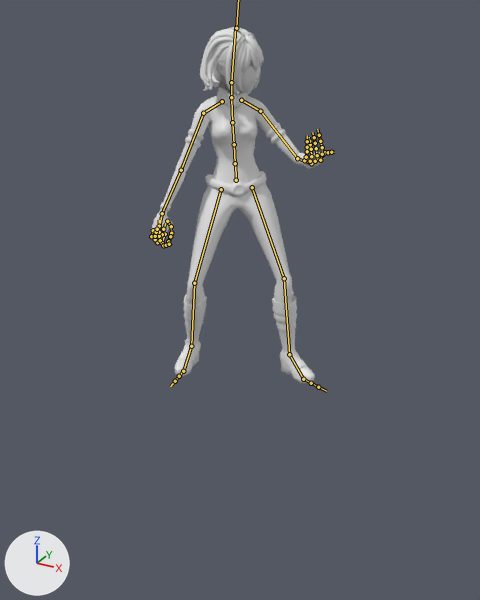
One commit to the FBX model Assets/Models/Characters/Humanoid/TurnLeft.fbx: the scene before it, then after it.
The view is the same before and after, from a 50 mm camera at (1.46, -2.62, 1.65) aimed at (-0.02, 0.07, 0.31). The lights are fixed; the arrows at lower left show +X, +Y and +Z. Both versions are drawn at frame 51 of the action 'Take 001'; the numbers are the values there. The bones that bend it are drawn over the model as lines. Materials are left out; every surface is plain grey.

Names of what the first picture shows: 'Girl body', 'Girl face', 'Hair_glasses'.
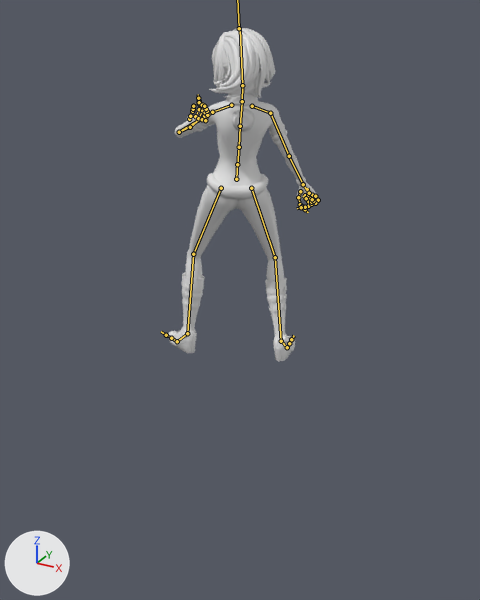
The edits, one by one:
Bone 'mixamorig:Hips' (bone_mixamorig_hips) moves from (0.2, -6.8, 1.2) to (-0.2, -6.8, 0.1).
Bone 'mixamorig:Hips' (bone_mixamorig_hips) turns from (-5, 35, 3) to (-5, -145, -3) degrees about its own x, y and z.
Bone 'mixamorig:Spine' (bone_mixamorig_spine) turns from (5, 0, 0) to (0, 0, 0) degrees about its own x, y and z.
Bone 'mixamorig:Spine1' (bone_mixamorig_spine1) turns from (5, 1, 1) to (0, 0, 0) degrees about its own x, y and z.
Bone 'mixamorig:Spine2' (bone_mixamorig_spine2) turns from (8, 1, 0) to (0, 0, 0) degrees about its own x, y and z.
Bone 'mixamorig:LeftShoulder' (bone_mixamorig_leftshoulder) turns from (10, -22, 27) to (12, 4, 27) degrees about its own x, y and z.
Bone 'mixamorig:LeftArm' (bone_mixamorig_leftarm) turns from (40, -19, -19) to (33, -41, -4) degrees about its own x, y and z.
Bone 'mixamorig:LeftForeArm' (bone_mixamorig_leftforearm) turns from (23, -48, 53) to (41, -27, 28) degrees about its own x, y and z.
Bone 'mixamorig:LeftHand' (bone_mixamorig_lefthand) turns from (70, -66, -54) to (103, -59, -74) degrees about its own x, y and z.
Bone 'mixamorig:LeftHandThumb1' (bone_mixamorig_lefthandthumb1) turns from (-16, -5, -11) to (-30, -5, -10) degrees about its own x, y and z.
Bone 'mixamorig:LeftHandThumb2' (bone_mixamorig_lefthandthumb2) turns from (3, 1, -17) to (25, 1, -17) degrees about its own x, y and z.
Bone 'mixamorig:LeftHandIndex2' (bone_mixamorig_lefthandindex2) turns from (25, 1, -3) to (47, -3, -4) degrees about its own x, y and z.
Bone 'mixamorig:LeftHandMiddle1' (bone_mixamorig_lefthandmiddle1) turns from (22, 10, 1) to (33, 8, 0) degrees about its own x, y and z.
Bone 'mixamorig:LeftHandMiddle2' (bone_mixamorig_lefthandmiddle2) turns from (38, 2, -6) to (53, 2, -6) degrees about its own x, y and z.
Bone 'mixamorig:LeftHandRing1' (bone_mixamorig_lefthandring1) turns from (14, 2, 1) to (25, 0, -1) degrees about its own x, y and z.
Bone 'mixamorig:LeftHandPinky2' (bone_mixamorig_lefthandpinky2) turns from (57, 5, -13) to (66, 7, -13) degrees about its own x, y and z.
Bone 'mixamorig:RightArm' (bone_mixamorig_rightarm) turns from (47, -7, -31) to (47, -2, -29) degrees about its own x, y and z.
Bone 'mixamorig:RightHand' (bone_mixamorig_righthand) turns from (14, 3, -13) to (0, 0, 0) degrees about its own x, y and z.
Bone 'mixamorig:RightHandIndex2' (bone_mixamorig_righthandindex2) turns from (48, 0, 3) to (71, 0, 3) degrees about its own x, y and z.
Bone 'mixamorig:RightHandIndex3' (bone_mixamorig_righthandindex3) turns from (30, -1, 0) to (53, -1, 0) degrees about its own x, y and z.

Boxes (x1, y1, x2, y2) around the edits, measured in the pictures (480 x 600 px):
'Girl body', posed (15% narrower, 10% shorter)
    before: (151, 83, 329, 384)
    after: (168, 92, 319, 362)
'Hair_glasses', posed
    before: (200, 27, 264, 95)
    after: (209, 28, 275, 98)
bone 'mixamorig:Hips', root to tip
    before: (236, 180) to (235, 162)
    after: (236, 179) to (237, 162)
bone 'mixamorig:Spine', root to tip
    before: (235, 163) to (234, 144)
    after: (237, 164) to (239, 147)
bone 'mixamorig:Spine1', root to tip
    before: (234, 144) to (232, 122)
    after: (239, 147) to (240, 126)
bone 'mixamorig:Spine2', root to tip
    before: (232, 122) to (231, 98)
    after: (240, 126) to (242, 102)
bone 'mixamorig:LeftShoulder', root to tip
    before: (241, 100) to (260, 111)
    after: (231, 105) to (212, 112)
bone 'mixamorig:LeftArm', root to tip
    before: (260, 111) to (297, 158)
    after: (212, 112) to (179, 132)
bone 'mixamorig:LeftForeArm', root to tip
    before: (297, 158) to (311, 163)
    after: (179, 132) to (190, 127)
bone 'mixamorig:LeftHand', root to tip
    before: (311, 163) to (312, 161)
    after: (190, 127) to (199, 119)
bone 'mixamorig:LeftHandThumb1', root to tip
    before: (318, 158) to (323, 155)
    after: (189, 119) to (190, 116)
bone 'mixamorig:LeftHandThumb2', root to tip
    before: (322, 155) to (325, 152)
    after: (190, 116) to (192, 111)
bone 'mixamorig:LeftHandIndex2', root to tip
    before: (322, 154) to (322, 147)
    after: (199, 109) to (199, 104)
bone 'mixamorig:LeftHandMiddle1', root to tip
    before: (315, 161) to (317, 155)
    after: (198, 118) to (202, 110)
bone 'mixamorig:LeftHandMiddle2', root to tip
    before: (317, 155) to (316, 148)
    after: (202, 110) to (203, 106)
bone 'mixamorig:LeftHandRing1', root to tip
    before: (310, 161) to (311, 156)
    after: (202, 119) to (205, 112)
bone 'mixamorig:LeftHandPinky2', root to tip
    before: (306, 157) to (307, 151)
    after: (207, 115) to (207, 111)
bone 'mixamorig:RightArm', root to tip
    before: (203, 113) to (181, 170)
    after: (270, 113) to (289, 156)
bone 'mixamorig:RightHand', root to tip
    before: (162, 213) to (158, 231)
    after: (303, 184) to (310, 194)
bone 'mixamorig:RightHandIndex2', root to tip
    before: (162, 243) to (163, 245)
    after: (310, 201) to (308, 206)
bone 'mixamorig:RightHandIndex3', root to tip
    before: (163, 245) to (166, 245)
    after: (308, 206) to (305, 207)
